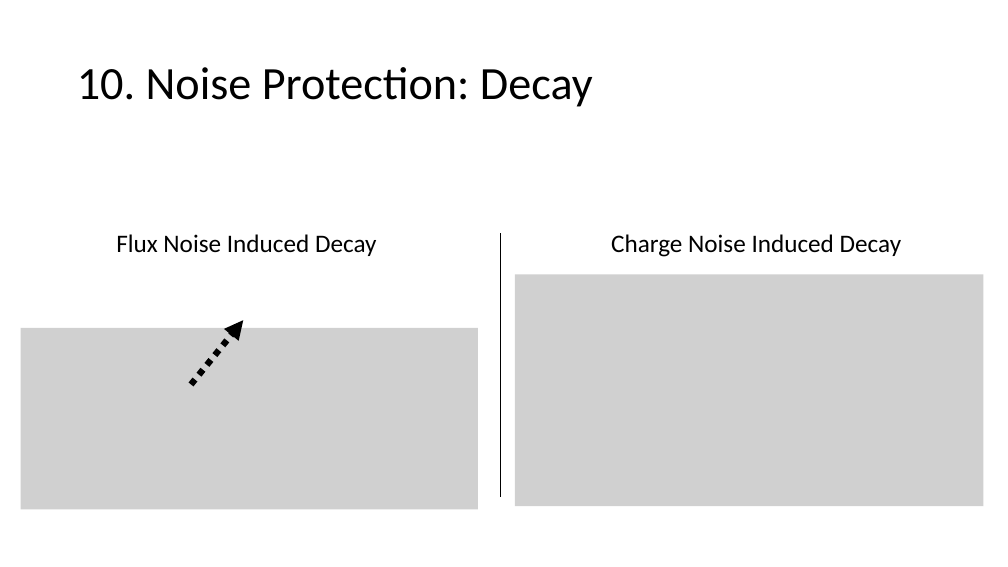
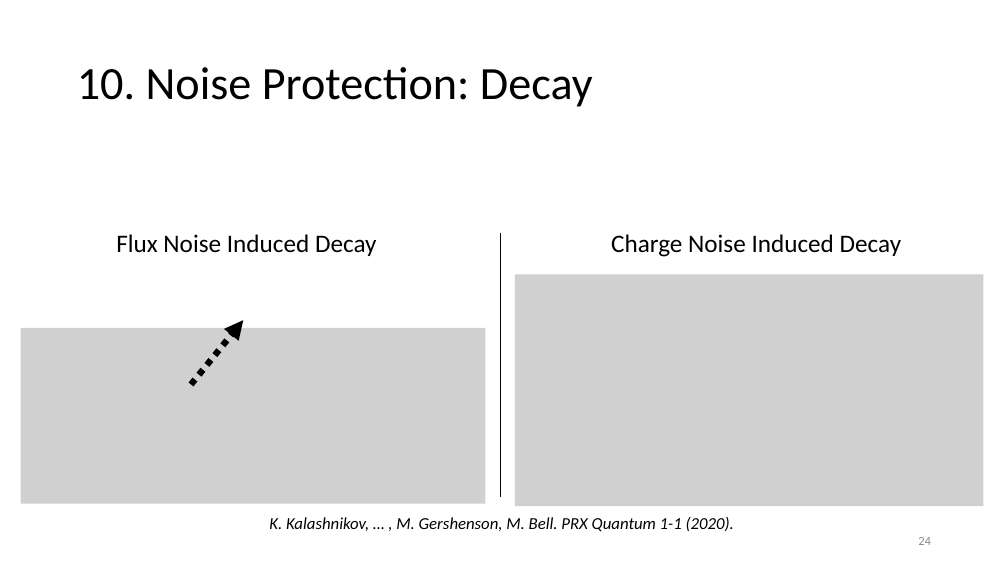
Before and after one commit to EeshGupta/Multimode-Conditional-Displacements, a slide deck: slide 24 of presentations/Bifluxon2.pptx (slide 25 before the commit). Drawn at 1008x567 pixels with LibreOffice and Linux fonts; fonts in the diff are those of the drawing; grey boxes stand for pictures. Boxes give left, top, right and bottom in pixels: in the first picture for what was removed or moved away, otherwise in the second. Text is boxed around its words. In the diff, an @@ line names an element or a change of style, - is before the commit and + after.

```diff
--- a/presentations/Bifluxon2.pptx
+++ b/presentations/Bifluxon2.pptx
@@ picture: place and size @@
-picture at (20,328,478,510)
+picture at (20,328,485,504)
@@ text added at (269,517,734,532), 16 pt, text #000000, italic @@
+K. Kalashnikov, … , M. Gershenson, M. Bell. PRX Quantum 1-1 (2020).
@@ page number added at (918,537,931,545), 12 pt, text #8C8C8C @@
+24
```
Also in this commit, not shown: 27 other slides changed, 9 slides added, 9 slides removed, 36 other files.
